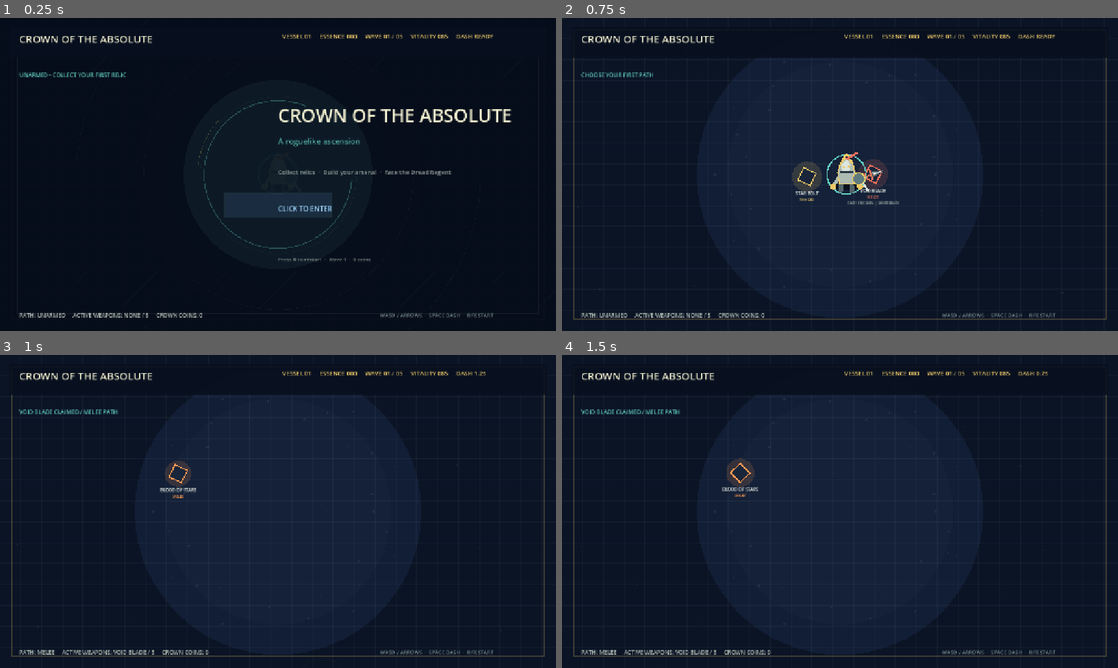
Above: before the commit, frames 1-4 (two rows, left to right).
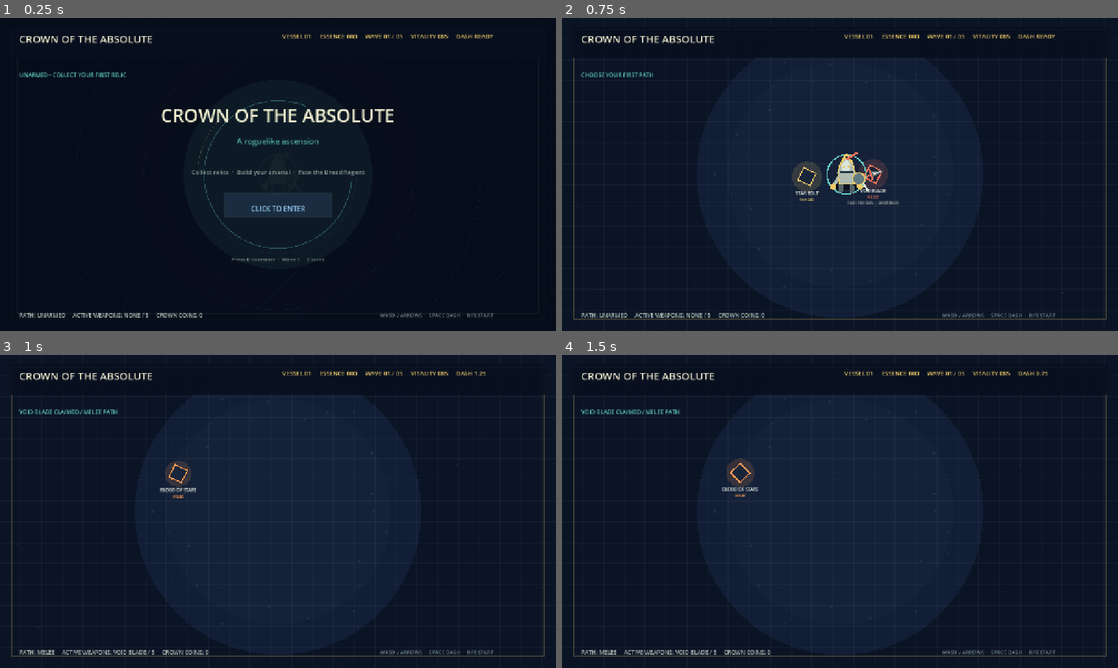
Above: after the commit, the same moments.

Repository: domaki7/new-project
Game: Godot game, scene res://main.tscn
Two runs of this game, one before a commit and one after it. Both use one fixed random seed, a clock stepped at 60 frames per second and the inputs below.
Inputs (mouse positions are in pixels of both pictures, inside the frame that each line leads up to):
- Up to frame 1 (0.25 s): no input
- Up to frame 2 (0.75 s): tap Enter at 0.5 s; move the mouse to (962, 158) at 0.52 s; hold D from 0.53 s (still down); tap R at 0.6 s; click (962, 158) at 0.67 s
- Up to frame 3 (1 s): keep holding D; tap Space (ui_select) at 0.77 s
- Up to frame 4 (1.5 s): tap Space (ui_select) at 1.25 s; move the mouse to (728, 527) at 1.27 s; release D at 1.28 s; hold S from 1.28 s (still down); tap Enter at 1.35 s

The runs differ from the first frame. In frame 1, 2.4% of the frame differs, in the area x 29-92%, y 29-78%; in frame 2, nothing differs; in frame 3, nothing differs; in frame 4, nothing differs.
Error in both runs: Invalid access to property or key 'strength' on a base object of type 'Dictionary'. (res://main.gd:967)

Commit message:
Center start menu text

Diff:
--- a/godot/main.gd
+++ b/godot/main.gd
@@ -1022,9 +1022,9 @@
         draw_arc(ARENA_SIZE * 0.5, 170.0, elapsed * 0.28, elapsed * 0.28 + PI * 1.6, 48, Color("63d1c2", transition_alpha * 0.3), 2.0)
         draw_arc(ARENA_SIZE * 0.5, 185.0, -elapsed * 0.2 + PI, -elapsed * 0.2 + PI * 1.25, 48, Color("edc968", transition_alpha * 0.22), 1.0)
         var title_offset: float = menu_transition * -20.0
-        draw_string(ThemeDB.fallback_font, Vector2(640, 240 + title_offset), "CROWN OF THE ABSOLUTE", HORIZONTAL_ALIGNMENT_CENTER, -1, int(42.0 * transition_scale), Color("f2f0d0", transition_alpha))
-        draw_string(ThemeDB.fallback_font, Vector2(640, 290), "A roguelike ascension", HORIZONTAL_ALIGNMENT_CENTER, -1, 18, Color("63d1c2", transition_alpha * 0.8))
-        draw_string(ThemeDB.fallback_font, Vector2(640, 360), "Collect relics  ·  Build your arsenal  ·  Face the Dread Regent", HORIZONTAL_ALIGNMENT_CENTER, -1, 14, Color("aebbb2", transition_alpha * 0.8))
+        draw_string(ThemeDB.fallback_font, Vector2(0, 240 + title_offset), "CROWN OF THE ABSOLUTE", HORIZONTAL_ALIGNMENT_CENTER, int(ARENA_SIZE.x), int(42.0 * transition_scale), Color("f2f0d0", transition_alpha))
+        draw_string(ThemeDB.fallback_font, Vector2(0, 290), "A roguelike ascension", HORIZONTAL_ALIGNMENT_CENTER, int(ARENA_SIZE.x), 18, Color("63d1c2", transition_alpha * 0.8))
+        draw_string(ThemeDB.fallback_font, Vector2(0, 360), "Collect relics  ·  Build your arsenal  ·  Face the Dread Regent", HORIZONTAL_ALIGNMENT_CENTER, int(ARENA_SIZE.x), 14, Color("aebbb2", transition_alpha * 0.8))
         var button_rect := Rect2(Vector2(640, 430) - Vector2(120, 24), Vector2(240, 48))
         var button_hover: bool = button_rect.has_point(mouse_position) and menu_transition < 0.1
         var button_color: Color = Color("63d1c2") if button_hover else Color("9fd6ff")
@@ -1034,8 +1034,8 @@
         draw_rect(button_visual_rect.grow(5), Color(button_color, 0.1 * transition_alpha))
         draw_rect(button_visual_rect, button_bg * Color(1, 1, 1, transition_alpha))
         draw_rect(button_visual_rect, button_color * Color(1, 1, 1, transition_alpha), false, 2.0 if button_hover else 1.0)
-        draw_string(ThemeDB.fallback_font, Vector2(640, 445), "CLICK TO ENTER", HORIZONTAL_ALIGNMENT_CENTER, -1, 16, button_color * Color(1, 1, 1, transition_alpha))
-        draw_string(ThemeDB.fallback_font, Vector2(640, 560), "Press R to restart  ·  Wave %d  ·  %d coins" % [wave, crown_coins], HORIZONTAL_ALIGNMENT_CENTER, -1, 12, Color("aebbb2", transition_alpha * 0.7))
+        draw_string(ThemeDB.fallback_font, Vector2(0, 445), "CLICK TO ENTER", HORIZONTAL_ALIGNMENT_CENTER, int(ARENA_SIZE.x), 16, button_color * Color(1, 1, 1, transition_alpha))
+        draw_string(ThemeDB.fallback_font, Vector2(0, 560), "Press R to restart  ·  Wave %d  ·  %d coins" % [wave, crown_coins], HORIZONTAL_ALIGNMENT_CENTER, int(ARENA_SIZE.x), 12, Color("aebbb2", transition_alpha * 0.7))
     if mode == "ascension":
         draw_menu_backdrop(Color("63d1c2"))
         var transition_scale: float = 1.0 - menu_transition * 0.15
